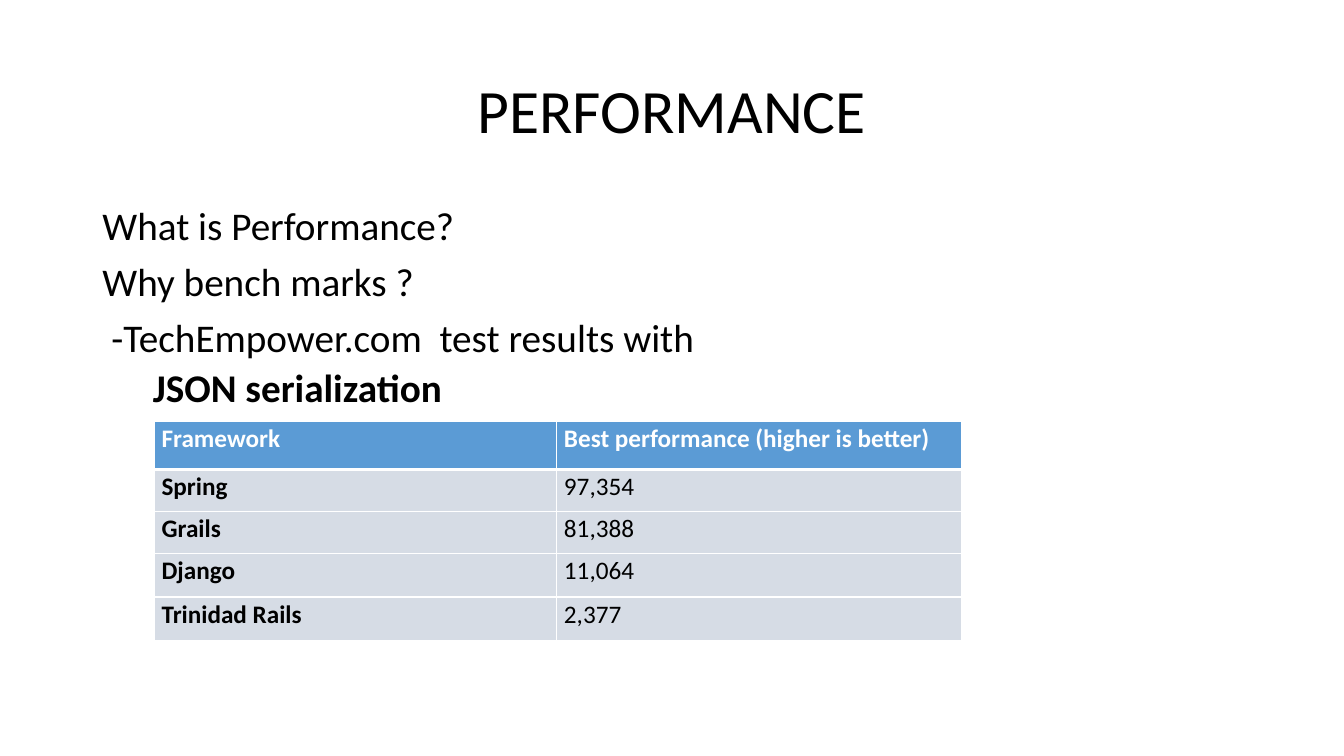
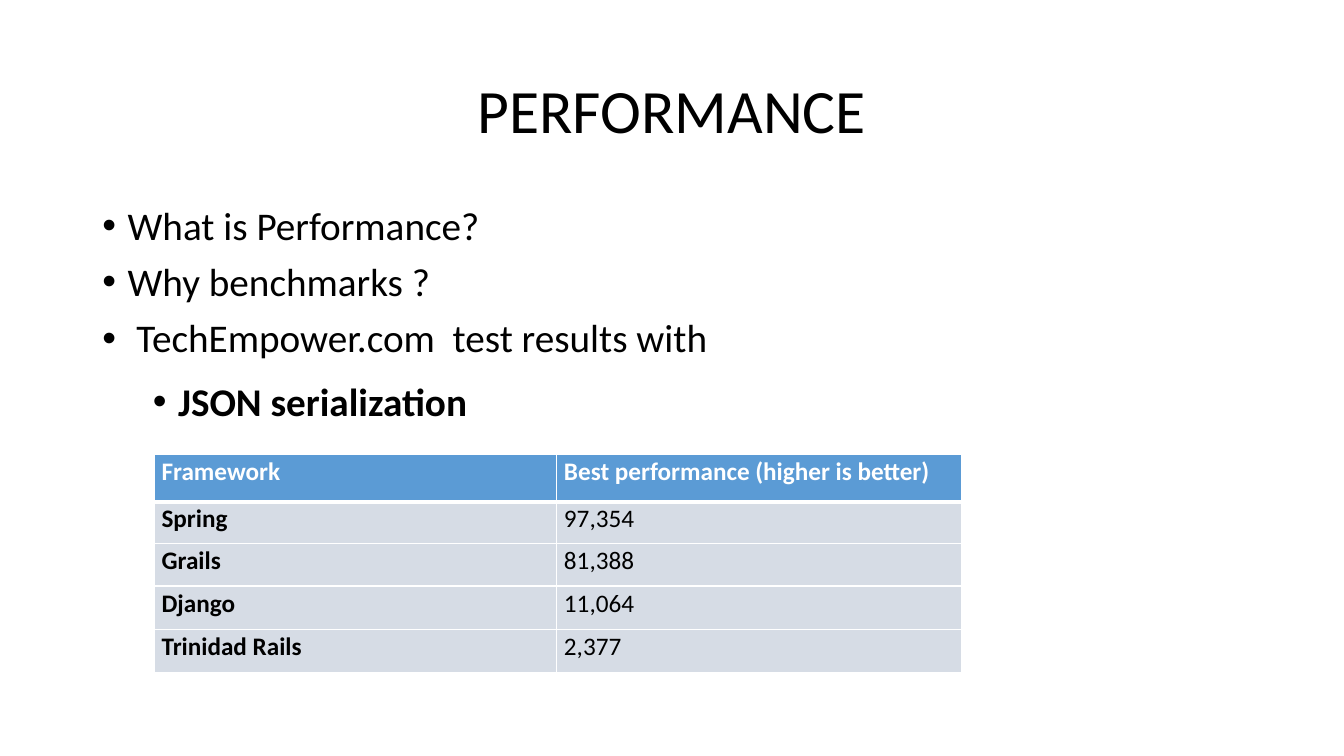
Before and after one commit to rahulparekh/ser422-critical-inquiry, a slide deck: slide 8 of serversideframeworks.pptx. Drawn at 1344x756 pixels with LibreOffice and Linux fonts; fonts in the diff are those of the drawing. Boxes give left, top, right and bottom in pixels: in the first picture for what was removed or moved away, otherwise in the second. Text is boxed around its words. In the diff, an @@ line names an element or a change of style, - is before the commit and + after.

Commit message:
ppt minor fixes

```diff
--- a/serversideframeworks.pptx
+++ b/serversideframeworks.pptx
@@ text at <box>128,212,480,417</box>: bullet none to • @@
@@ text at <box>128,268,707,359</box>: text changed @@
-Why bench marks ?
--TechEmpower.com test results with
+• Why benchmarks ?
+• TechEmpower.com test results with
@@ table: place and size @@
-table at <box>154,421,962,640</box>
+table at <box>154,455,962,674</box>
```
Also in this commit, not shown: 6 other slides changed, 1 other file.
